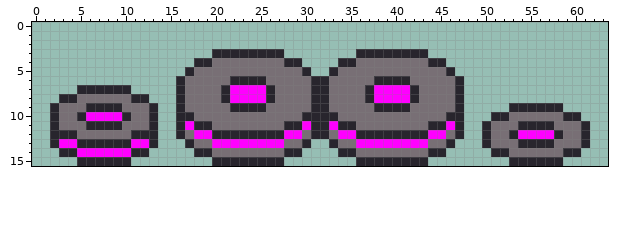
Pixel-art sprite -- res/sprite/building_mine.png. This is how it looked before the edit.
The file is 64x16 pixels.
After the commit:
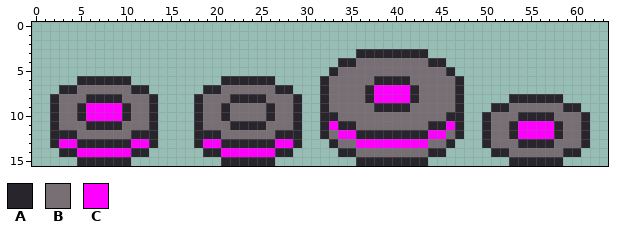
Palette (. is transparent): A #28252d  B #786f75  C #ff00ff
From the commit log: added detection to mines Signed-off-by: Matthew Madden <matthewkayin@gmail.com>
The edit:
@@ x 0..63 @@
  2 ................................................................
- 3 ....................AAAAAAAA........AAAAAAAA....................
- 4 ..................AABBBBBBBBAA....AABBBBBBBBAA..................
- 5 .................ABBBBBBBBBBBBA..ABBBBBBBBBBBBA.................
- 6 ................ABBBBBAAAABBBBBAABBBBBAAAABBBBBA................
- 7 .....AAAAAA.....ABBBBACCCCABBBBAABBBBACCCCABBBBA................
- 8 ...AABBBBBBAA...ABBBBACCCCABBBBAABBBBACCCCABBBBA................
- 9 ..ABBBAAAABBBA..ABBBBBAAAABBBBBAABBBBBAAAABBBBBA.....AAAAAA.....
-10 ..ABBACCCCABBA..AABBBBBBBBBBBBAAAABBBBBBBBBBBBAA...AABBBBBBAA...
-11 ..ABBBAAAABBBA..ACAABBBBBBBBAACAACAABBBBBBBBAACA..ABBBAAAABBBA..
-12 ..AAABBBBBBAAA..ABCCAAAAAAAACCBAABCCAAAAAAAACCBA..ABBACCCCABBA..
-13 ..ACCAAAAAACCA...ABBCCCCCCCCBBA..ABBCCCCCCCCBBA...ABBBAAAABBBA..
-14 ...AACCCCCCAA.....AABBBBBBBBAA....AABBBBBBBBAA.....AABBBBBBAA...
-15 .....AAAAAA.........AAAAAAAA........AAAAAAAA.........AAAAAA.....
+ 3 ....................................AAAAAAAA....................
+ 4 ..................................AABBBBBBBBAA..................
+ 5 .................................ABBBBBBBBBBBBA.................
+ 6 .....AAAAAA..........AAAAAA.....ABBBBBAAAABBBBBA................
+ 7 ...AABBBBBBAA......AABBBBBBAA...ABBBBACCCCABBBBA................
+ 8 ..ABBBAAAABBBA....ABBBAAAABBBA..ABBBBACCCCABBBBA.....AAAAAA.....
+ 9 ..ABBACCCCABBA....ABBABBBBABBA..ABBBBBAAAABBBBBA...AABBBBBBAA...
+10 ..ABBACCCCABBA....ABBABBBBABBA..AABBBBBBBBBBBBAA..ABBBAAAABBBA..
+11 ..ABBBAAAABBBA....ABBBAAAABBBA..ACAABBBBBBBBAACA..ABBACCCCABBA..
+12 ..AAABBBBBBAAA....AAABBBBBBAAA..ABCCAAAAAAAACCBA..ABBACCCCABBA..
+13 ..ACCAAAAAACCA....ACCAAAAAACCA...ABBCCCCCCCCBBA...ABBBAAAABBBA..
+14 ...AACCCCCCAA......AACCCCCCAA.....AABBBBBBBBAA.....AABBBBBBAA...
+15 .....AAAAAA..........AAAAAA.........AAAAAAAA.........AAAAAA.....
Boxes around the changes in both pictures, in picture pixels (x1, y1, x2, y2):
changed: (50, 49, 320, 166)
changed: (482, 94, 590, 130)
